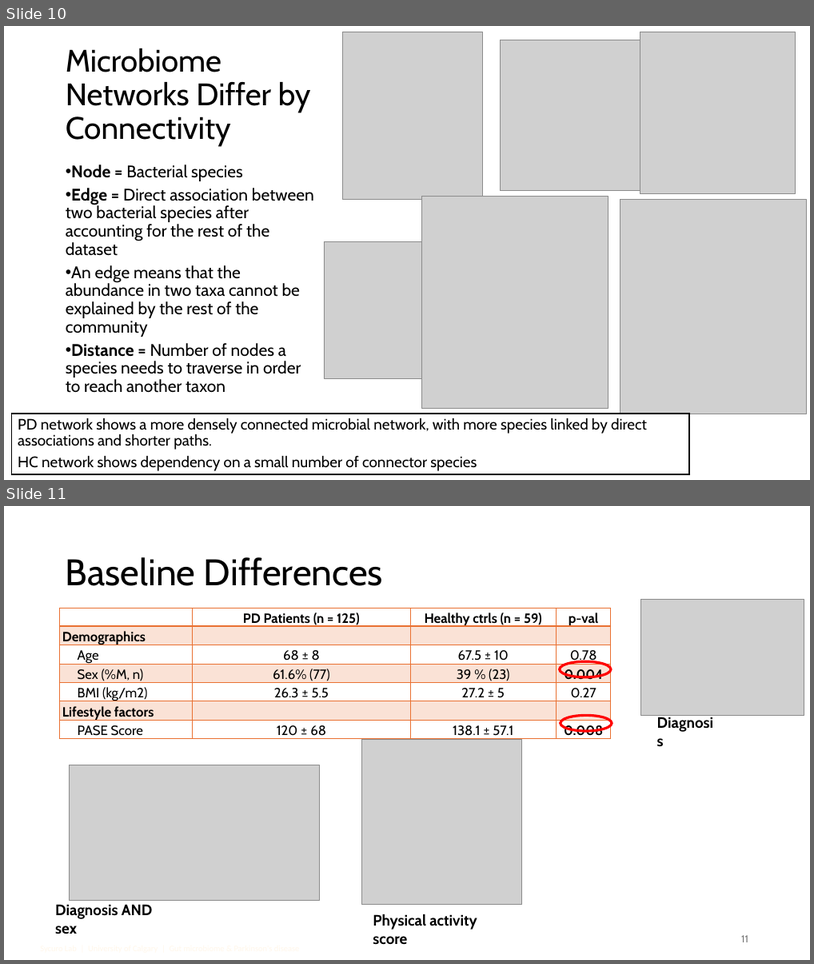
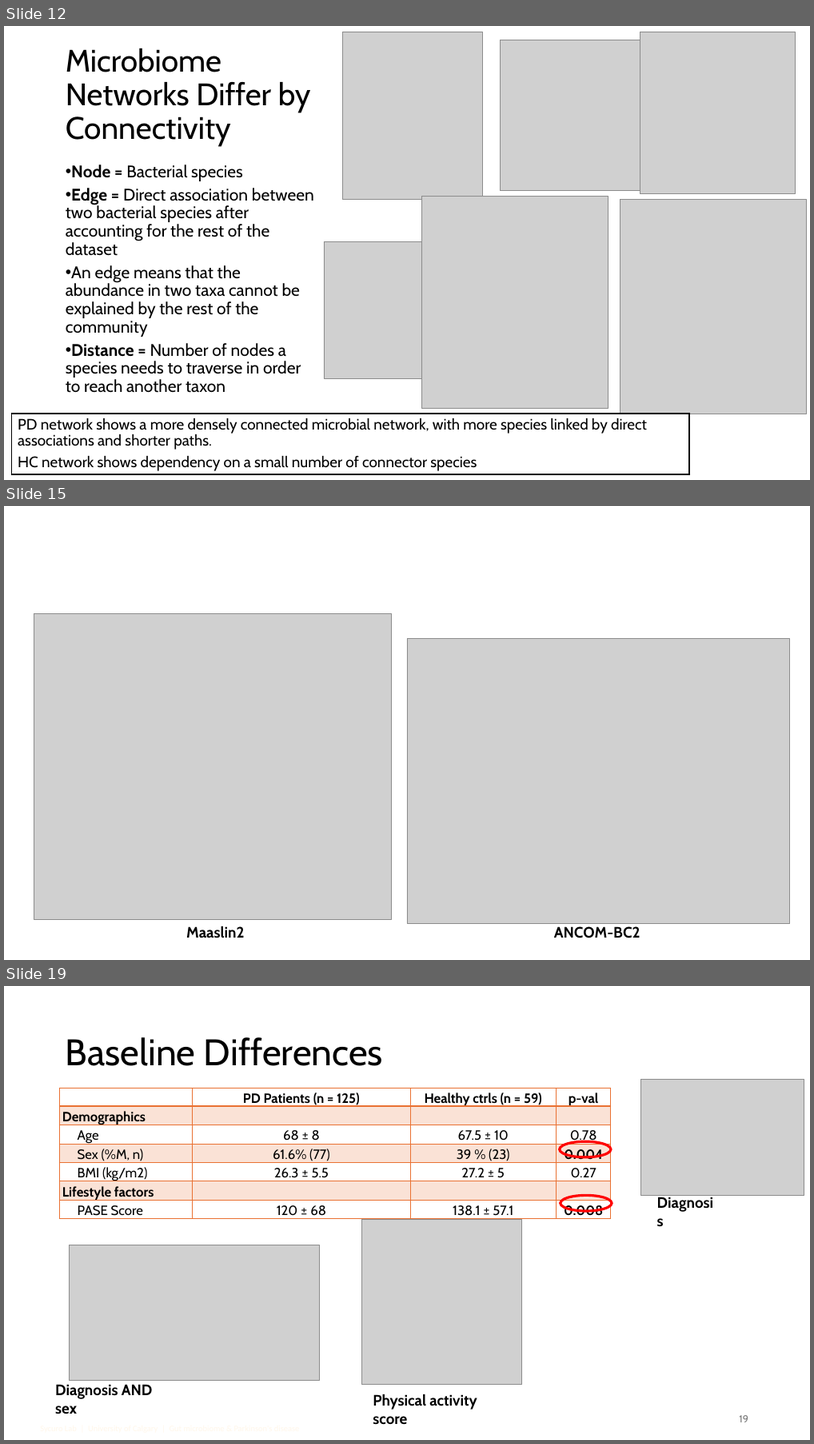
Before and after one commit to dcm9123/MIGUT, a slide deck: PD_update_june_2_2026.pptx. Shown one above the other, each under a label of ours: slides 10 and 11 before the commit, slides 12, 15 and 19 after it; the slides between them are not shown. The pictures are 814x964 and 814x1444 pixels, drawn with LibreOffice and Linux fonts; fonts in the diff are those of the drawing; grey boxes stand for pictures. Boxes give left, top, right and bottom in pixels: in the first picture for what was removed or moved away, otherwise in the second. Text is boxed around its words. In the diff, an @@ line names an element or a change of style, - is before the commit and + after.

```diff
--- a/PD_update_june_2_2026.pptx
+++ b/PD_update_june_2_2026.pptx
@@ slide 15 added at (4,506,810,960), background #FFFFFF @@
@@ picture added at (34,614,391,920) @@
@@ picture added at (407,639,790,924) @@
@@ text added at (186,925,244,938), 18 pt, text #000000, bold @@
+Maaslin2
@@ text added at (554,926,641,938), 18 pt, text #000000, bold @@
+ANCOM-BC2
@@ what was slide 10 is now slide 12 @@
@@ what was slide 11 is now slide 19 @@
@@ page number at (739,1415,749,1422): text changed @@
-11
+19
```
Also in this commit, not shown: 7 other slides added, 4 other files.
